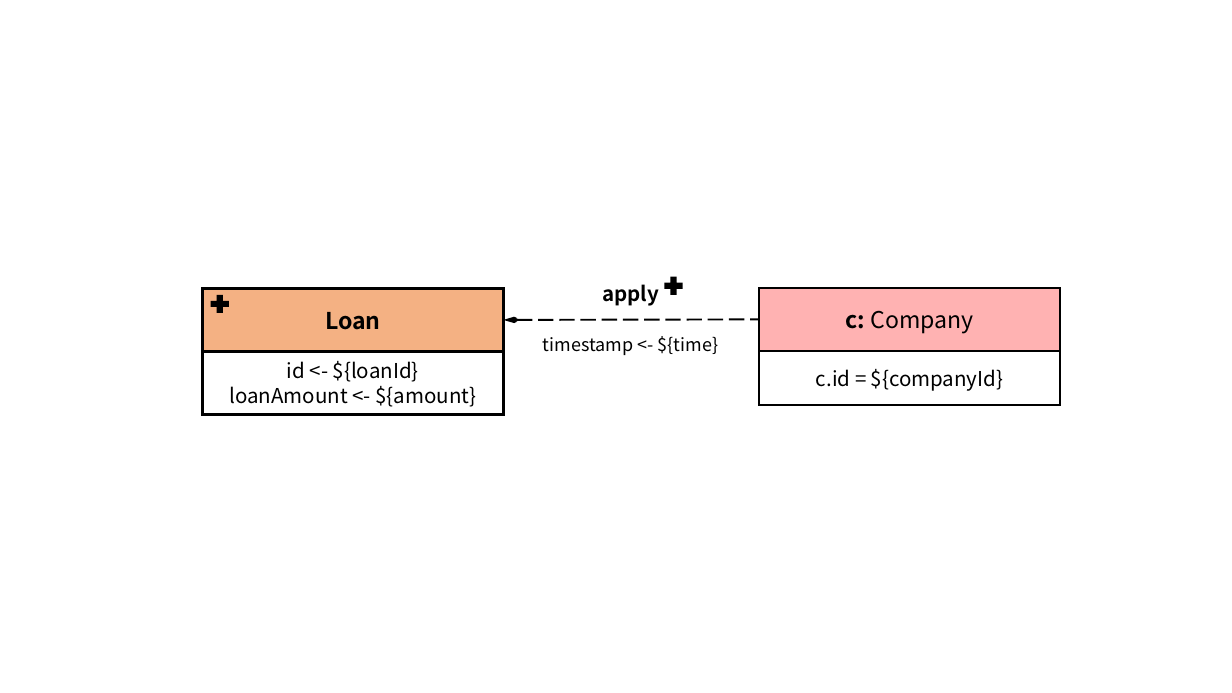
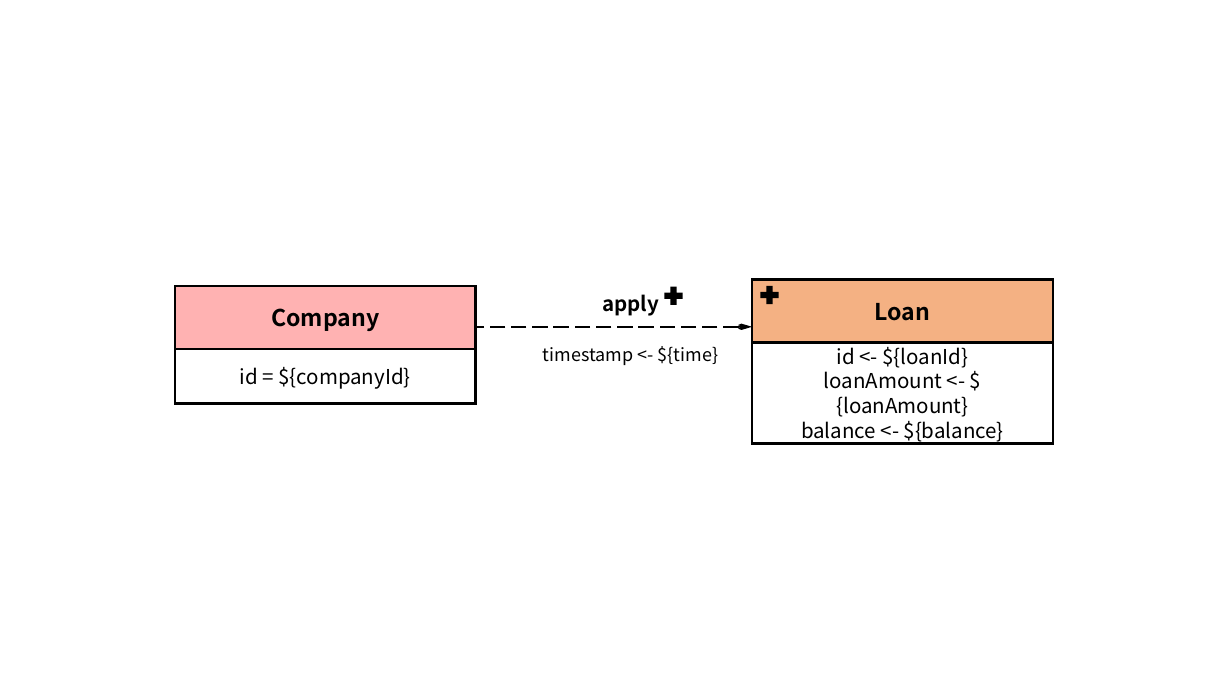
Before and after one commit to ldbc/ldbc_finbench_docs, a slide deck: slide 7 of patterns/transaction-write.pptx (slide 6 before the commit). Drawn at 1232x693 pixels with LibreOffice and Linux fonts; fonts in the diff are those of the drawing. Boxes give left, top, right and bottom in pixels: in the first picture for what was removed or moved away, otherwise in the second. Text is boxed around its words. In the diff, an @@ line names an element or a change of style, - is before the commit and + after.

```diff
--- a/patterns/transaction-write.pptx
+++ b/patterns/transaction-write.pptx
@@ rectangle "Company": place and size @@
-rectangle "Company" at (760,288,1061,351)
+rectangle "Company" at (175,286,476,348)
@@ 2 texts, 1 plus: place and size @@
-2 texts, 1 plus at (543,276,719,355)
+2 texts, 1 plus at (543,287,719,365)
@@ rectangle "Loan": place and size @@
-rectangle "Loan" at (202,288,504,351)
+rectangle "Loan" at (752,279,1054,342)
@@ plus: place and size @@
-plus at (211,295,229,313)
+plus at (761,286,779,304)
@@ text in rectangle at (271,308,379,331): text changed; bold on @@
-c: Company
+Company
@@ arrow moved from (504, 320) - (760, 320) to (752, 327) - (476, 327) @@
@@ rectangle "id = ${companyId}": place and size @@
-rectangle "id = ${companyId}" at (760,351,1061,406)
+rectangle "id = ${companyId}" at (175,349,476,404)
@@ rectangle "id <- ${loanId}": place and size @@
-rectangle "id <- ${loanId}" at (202,351,504,414)
+rectangle "id <- ${loanId}" at (752,343,1054,445)
@@ text in rectangle at (240,367,410,389): text changed @@
-c.id = ${companyId}
+id = ${companyId}
@@ text in rectangle at (801,371,1004,443): text changed @@
-loanAmount <- ${amount}
+loanAmount <- ${loanAmount}
+balance <- ${balance}
```
Also in this commit, not shown: 12 other slides changed, 6 slides added, 42 other files.
